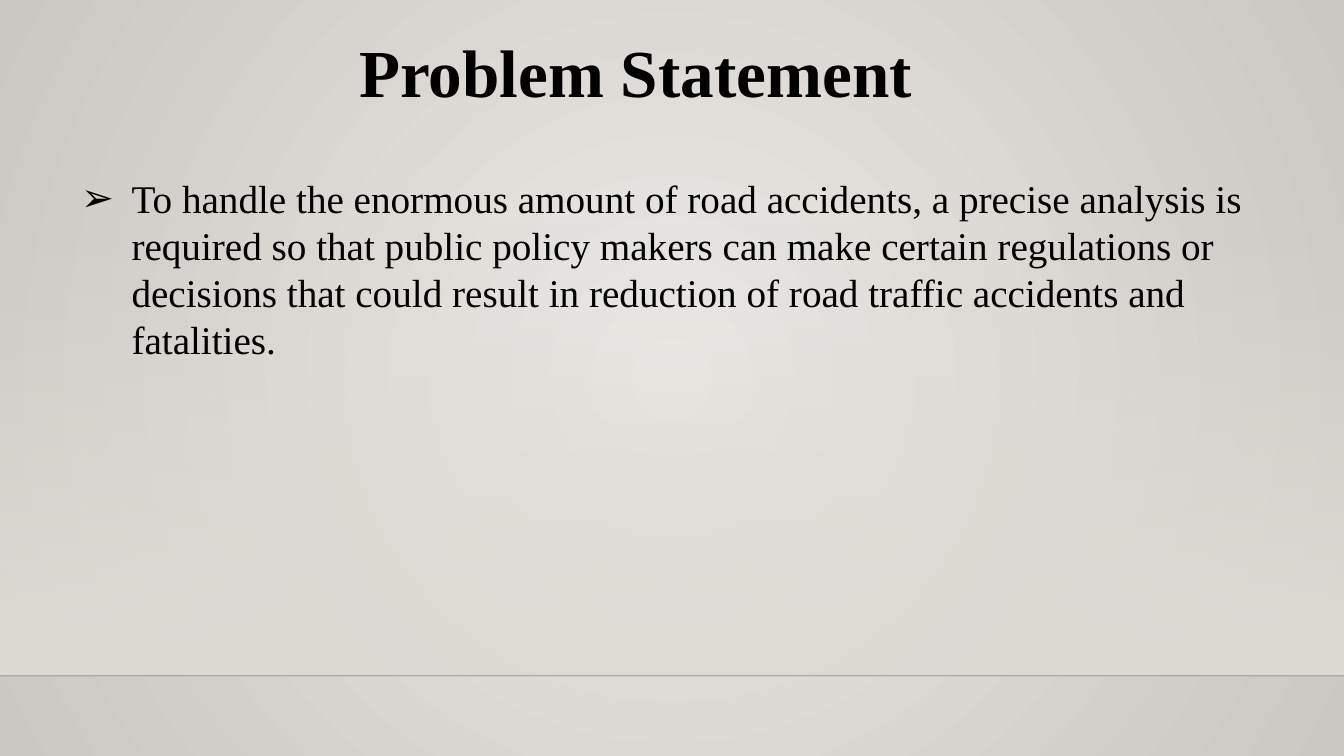
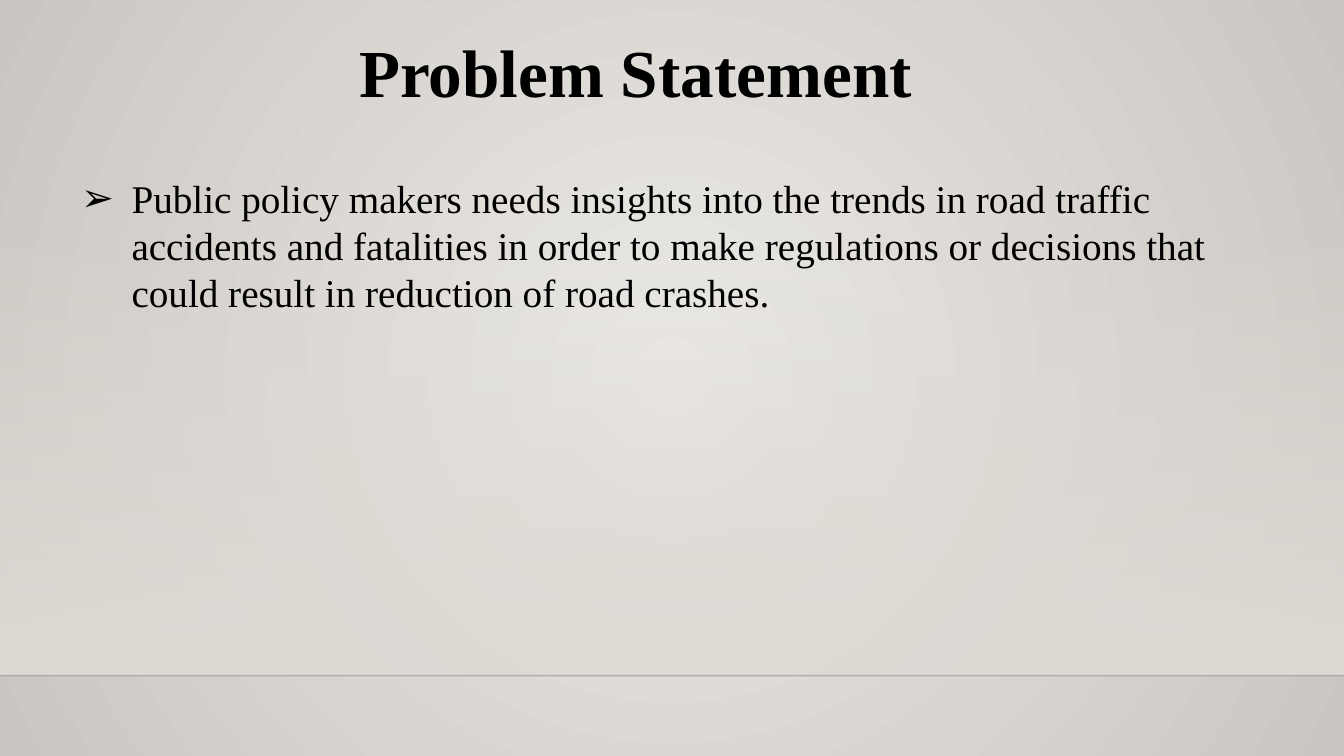
Before and after one commit to rajgabani/DAB-103-006-001, a slide deck: slide 8 of Project.pptx. Drawn at 1344x756 pixels with LibreOffice and Linux fonts; fonts in the diff are those of the drawing; background and template pictures are left out. Boxes give left, top, right and bottom in pixels: in the first picture for what was removed or moved away, otherwise in the second. Text is boxed around its words. In the diff, an @@ line names an element or a change of style, - is before the commit and + after.

```diff
--- a/Project.pptx
+++ b/Project.pptx
@@ text at box(132, 185, 1205, 308): text changed @@
-➢ To handle the enormous amount of road accidents, a precise analysis is required so that public policy makers can make certain regulations or decisions that could result in reduction of road traffic accidents and fatalities.
+➢ Public policy makers needs insights into the trends in road traffic accidents and fatalities in order to make regulations or decisions that could result in reduction of road crashes.
```
Also in this commit, not shown: 18 other slides changed, 4 slides added, 38 slides removed, 2 other files.
